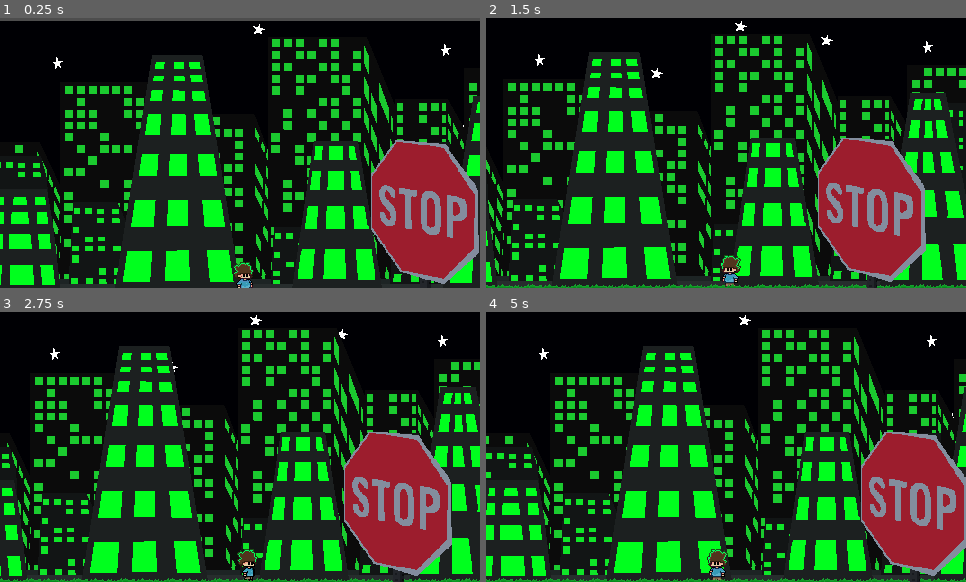
Above: before the commit, frames 1-4 (two rows, left to right).
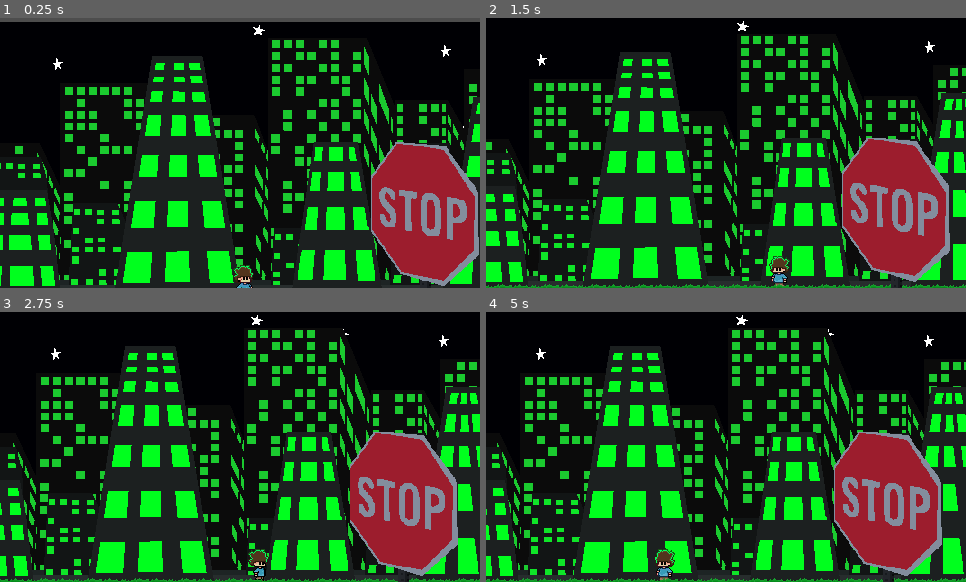
Above: after the commit, the same moments.

Repository: StudioXPEtudiant/25-26.M.S2.IDK
Game: Godot game, scene res://MAP1.tscn
Two runs of this game, one before a commit and one after it. Both use one fixed random seed, a clock stepped at 60 frames per second and the inputs below.
Inputs:
- Up to frame 1 (0.25 s): no input
- Up to frame 2 (1.5 s): hold D (Droite) 0.53-1.28 s; hold Shift (Shift) 0.53-1.28 s; tap Space (Jump) at 0.77, 0.8, 1.07, 1.35 s; hold A (Gauche) from 1.28 s (still down)
- Up to frame 3 (2.75 s): tap Space (Jump) at 1.52, 1.82, 2.3 s; tap Shift (Shift) at 1.55 s; release A (Gauche) at 2.03 s; hold D (Droite) from 2.03 s (still down); hold Ctrl (Control) from 2.03 s (still down)
- Up to frame 4 (5 s): release Ctrl (Control) at 2.78 s; tap Shift (Shift) at 2.85, 4.55 s; tap Space (Jump) at 3.02, 3.32, 3.77, 3.8, 4.07, 4.35, 4.52, 4.82 s; release D (Droite) at 3.53 s; hold Shift (Shift) 3.53-4.28 s; hold A (Gauche) from 3.53 s (still down)

The runs differ from the first frame. In frame 1, 4.8% of the frame differs, in the area x 0-100%, y 1-100%; in frame 2, 32%; in frame 3, 24%; in frame 4, 33%.

Commit message:
fixed the running without moving glitch and upgraded the camera

Diff:
--- a/Benny.tscn
+++ b/Benny.tscn
@@ -1128,6 +1128,11 @@
 limit_bottom = 324
 limit_smoothed = true
 position_smoothing_enabled = true
+position_smoothing_speed = 3.0
+drag_horizontal_enabled = true
+drag_vertical_enabled = true
+drag_vertical_offset = -1.0
+drag_top_margin = 0.21
 
 [node name="CollisionStanding" type="CollisionPolygon2D" parent="."]
 visible = false
--- a/Movement_Script.gd
+++ b/Movement_Script.gd
@@ -71,10 +71,11 @@
 
 	if Input.is_action_pressed("Shift"):
 		if is_crouching == false:
-			if CurrentDir == (Direction.Left):
-				deplacement.x-= 50
-			if CurrentDir == (Direction.Right):
-				deplacement.x+= 50
+			if CurrentState != (MoveState.Idle):
+				if CurrentDir == (Direction.Left):
+					deplacement.x-= 50
+				if CurrentDir == (Direction.Right):
+					deplacement.x+= 50
 
 	CollisionStanding.disabled = is_crouching
 	CollisionCrouch.disabled = not is_crouching
@@ -107,7 +108,7 @@
 				IsJumping = true
 				jumpTime = Defealt_Jump_Time /2
 		else:
-			deplacement.y += 10000 *jumpTime+90.9
+			deplacement.y += 100 *jumpTime+90.9
 			if !IsJumping:
 				IsJumping = true
 				jumpTime = Defealt_Jump_Time /4
